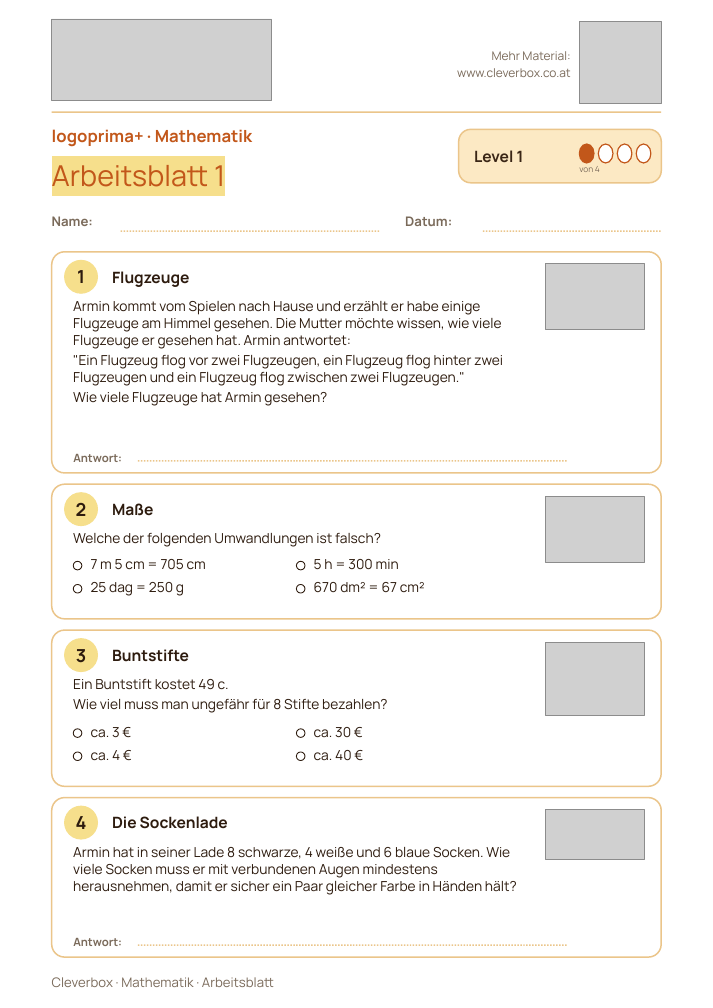
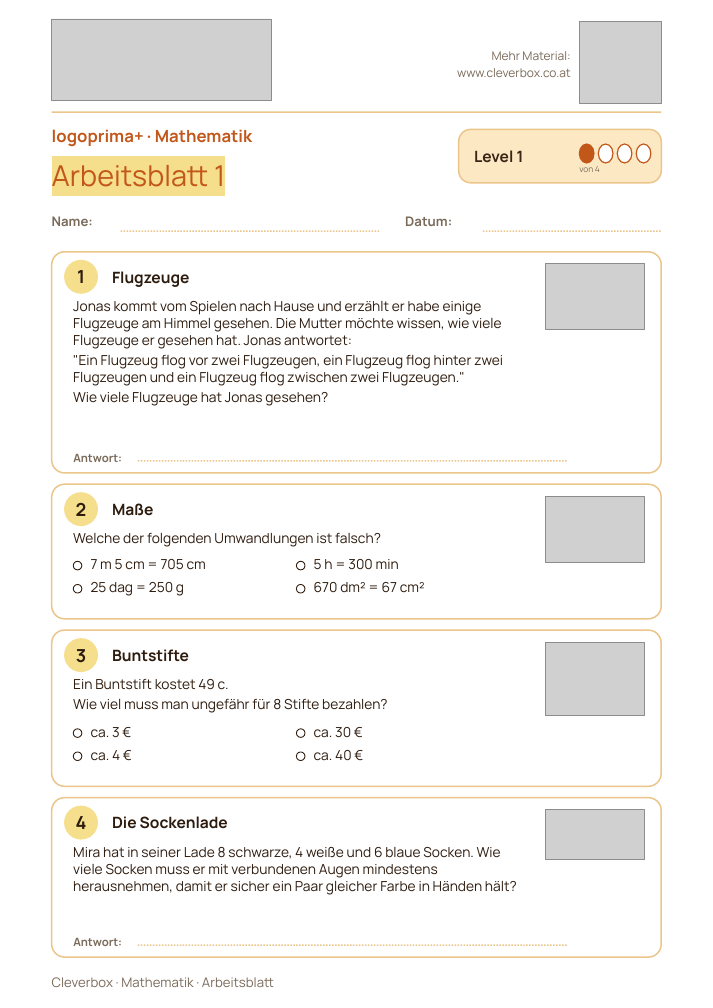
Before and after one commit to arminheske/claudecloud, a slide deck: slide 2 of videoslides/logoprima-schulstufe5.pptx. Drawn at 713x1008 pixels with LibreOffice and Linux fonts; fonts in the diff are those of the drawing; grey boxes stand for pictures. Boxes give left, top, right and bottom in pixels: in the first picture for what was removed or moved away, otherwise in the second. Text is boxed around its words. In the diff, an @@ line names an element or a change of style, - is before the commit and + after.

```diff
--- a/videoslides/logoprima-schulstufe5.pptx
+++ b/videoslides/logoprima-schulstufe5.pptx
@@ text at <box>73,301,502,349</box>: text changed @@
-Armin kommt vom Spielen nach Hause und erzählt er habe einige Flugzeuge am Himmel gesehen. Die Mutter möchte wissen, wie viele Flugzeuge er gesehen hat. Armin antwortet:
+Jonas kommt vom Spielen nach Hause und erzählt er habe einige Flugzeuge am Himmel gesehen. Die Mutter möchte wissen, wie viele Flugzeuge er gesehen hat. Jonas antwortet:
@@ text at <box>73,392,328,406</box>: text changed @@
-Wie viele Flugzeuge hat Armin gesehen?
+Wie viele Flugzeuge hat Jonas gesehen?
@@ text at <box>73,847,517,895</box>: text changed @@
-Armin hat in seiner Lade 8 schwarze, 4 weiße und 6 blaue Socken. Wie viele Socken muss er mit verbundenen Augen mindestens herausnehmen, damit er sicher ein Paar gleicher Farbe in Händen hält?
+Mira hat in seiner Lade 8 schwarze, 4 weiße und 6 blaue Socken. Wie viele Socken muss er mit verbundenen Augen mindestens herausnehmen, damit er sicher ein Paar gleicher Farbe in Händen hält?
```
Also in this commit, not shown: 6 other files.
